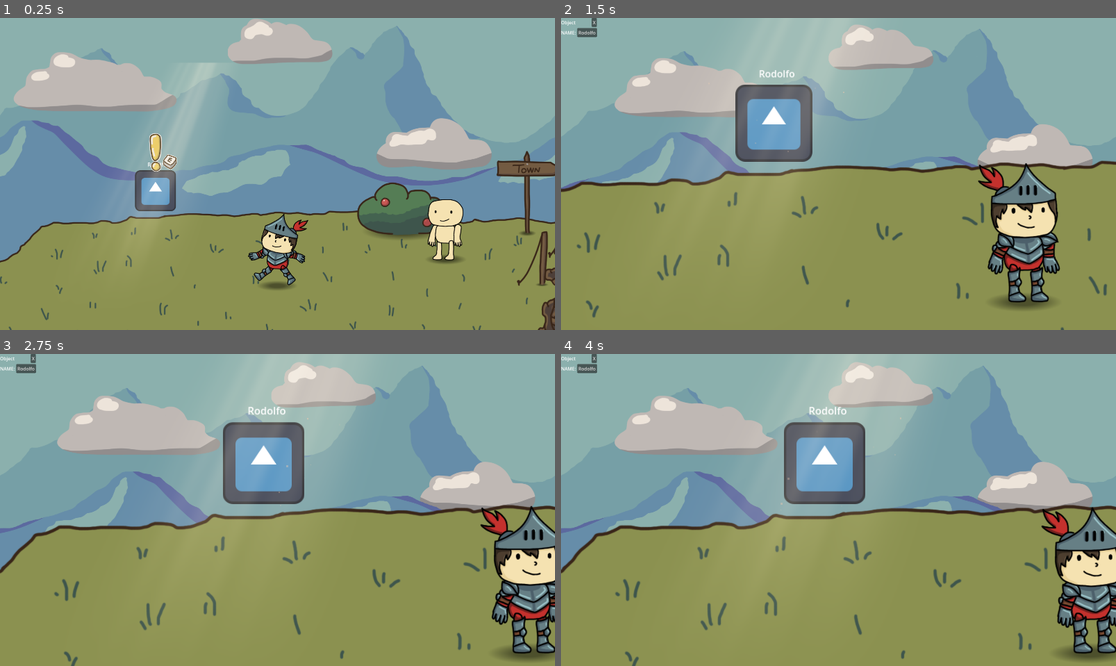
Above: before the commit, frames 1-4 (two rows, left to right).
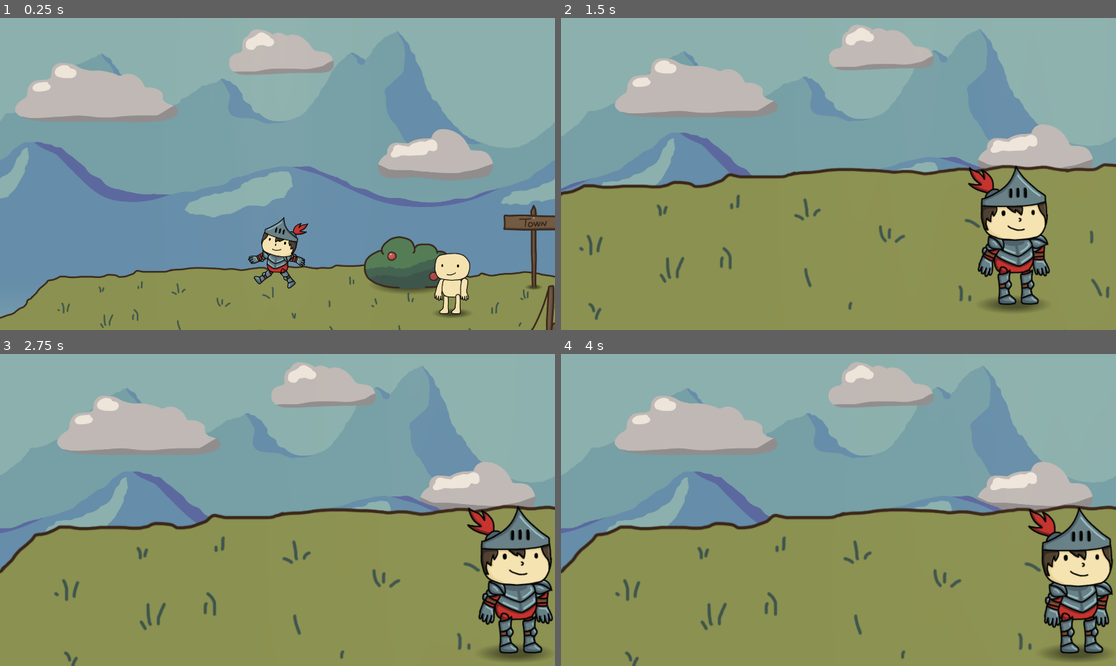
Above: after the commit, the same moments.

Repository: Caslus/cronicas-de-bugdonia
Game: Godot game, scene res://Scenes/poc.tscn
The game is run twice, just before and just after one commit, with the same random seed, the same clock (stepped at 60 frames per second) and the same inputs. The engine's default icon, where the game draws it, is replaced by a stand-in: a white triangle on a blue panel in a dark square.
Inputs (mouse positions are in pixels of both pictures, inside the frame that each line leads up to):
- Up to frame 1 (0.25 s): no input
- Up to frame 2 (1.5 s): move the mouse to (716, 189) at 0.52 s; hold D (ui_right) from 0.53 s (still down); tap E (interact) at 0.6 s; click (716, 189) at 0.67 s; tap Space at 0.77 s; move the mouse to (943, 252) at 1.27 s; tap Shift at 1.35 s; click (943, 252) at 1.42 s
- Up to frame 3 (2.75 s): tap Space at 1.52 s; move the mouse to (333, 441) at 2.02 s; release D (ui_right) at 2.03 s; hold A (ui_left) from 2.03 s (still down); hold Ctrl from 2.03 s (still down)
- Up to frame 4 (4 s): move the mouse to (810, 572) at 2.77 s; release A (ui_left) at 2.78 s; release Ctrl at 2.78 s; hold D (ui_right) from 2.78 s (still down); tap E (interact) at 2.85 s; click (810, 572) at 2.92 s; tap Space at 3.02, 3.77 s; move the mouse to (1005, 556) at 3.52 s; hold Shift from 3.53 s (still down)

The runs differ from the first frame. In frame 1, 37% of the frame differs, in the area x 0-100%, y 0-100%; in frame 2, 14%; in frame 3, 11%; in frame 4, 10%.

Commit message:
feat: respawn animation lol

Diff:
--- a/Scenes/Entity/Player.tscn
+++ b/Scenes/Entity/Player.tscn
@@ -10,6 +10,8 @@
 [ext_resource type="Script" uid="uid://dy12jc5lwfsjh" path="res://Scripts/Selectable.gd" id="4_sasgv"]
 [ext_resource type="Texture2D" uid="uid://gvvv874t4x51" path="res://Assets/Entity/Player/l_leg.png" id="5_1bstl"]
 [ext_resource type="Script" uid="uid://c145g3cjtvfq1" path="res://Scripts/cast_shadow.gd" id="10_1bstl"]
+[ext_resource type="Texture2D" uid="uid://rrn1xatox4g0" path="res://Assets/Objects/GodHand.png" id="11_ttkxq"]
+[ext_resource type="Shader" uid="uid://dg1ggw3ohp80e" path="res://Shaders/godray.gdshader" id="12_bkqu3"]
 
 [sub_resource type="ShaderMaterial" id="ShaderMaterial_paosx"]
 shader = ExtResource("3_2846a")
@@ -34,6 +36,24 @@
 gradient = SubResource("Gradient_1bstl")
 fill = 1
 fill_from = Vector2(0.5, 0.5)
+
+[sub_resource type="ShaderMaterial" id="ShaderMaterial_0cceh"]
+shader = ExtResource("12_bkqu3")
+shader_parameter/angle = -3.4
+shader_parameter/position = 0.935
+shader_parameter/spread = 0.5
+shader_parameter/cutoff = 0.193
+shader_parameter/falloff = 0.645
+shader_parameter/edge_fade = 1.0
+shader_parameter/speed = 4.0
+shader_parameter/ray1_density = 8.0
+shader_parameter/ray2_density = 30.0
+shader_parameter/ray2_intensity = 0.3
+shader_parameter/color = Color(1, 0.901961, 0.65098, 1)
+shader_parameter/hdr = false
+shader_parameter/seed = 5.0
+
+[sub_resource type="CanvasTexture" id="CanvasTexture_buvgd"]
 
 [node name="Player" instance=ExtResource("1_fsx4v")]
 input_pickable = true
@@ -101,3 +121,17 @@
 blend_mode = 1
 range_item_cull_mask = 2
 texture = SubResource("GradientTexture2D_ttkxq")
+
+[node name="Respawn" type="Node2D" parent="." index="9"]
+
+[node name="GodHand" type="Sprite2D" parent="Respawn" index="0"]
+visible = false
+position = Vector2(-123, -445)
+texture = ExtResource("11_ttkxq")
+
+[node name="Godrays" type="Sprite2D" parent="Respawn" index="1"]
+z_index = 100
+material = SubResource("ShaderMaterial_0cceh")
+position = Vector2(95, -500)
+scale = Vector2(2000, 3000)
+texture = SubResource("CanvasTexture_buvgd")
--- a/Scenes/poc.tscn
+++ b/Scenes/poc.tscn
@@ -173,6 +173,7 @@
 shape = SubResource("RectangleShape2D_ujg4g")
 
 [node name="Square" type="Area2D" parent="."]
+visible = false
 position = Vector2(-669, -202)
 scale = Vector2(1.10625, 1.10625)
 script = ExtResource("7_m1u6v")
@@ -230,8 +231,9 @@
 
 [node name="Player" parent="." instance=ExtResource("15_m1u6v")]
 z_index = 10
-position = Vector2(-247, -83)
+position = Vector2(-270, -270)
 VAR_SPEED = 15.0
+RESPAWN_POINT = Vector2(-270, -270)
 
 [node name="SelectedManager" type="Node" parent="Player"]
 script = ExtResource("9_kt8cb")
@@ -247,10 +249,10 @@
 dialogFile = "res://Dialog/FallenBridge.json"
 
 [node name="Killzone" type="Area2D" parent="."]
+position = Vector2(0, 600)
 script = ExtResource("19_i6grk")
 
 [node name="CollisionShape2D" type="CollisionShape2D" parent="Killzone"]
-position = Vector2(0, 377)
 shape = SubResource("RectangleShape2D_pddq8")
 
 [node name="Objects" type="Node2D" parent="."]
@@ -324,7 +326,7 @@
 texture = SubResource("GradientTexture2D_t30v0")
 
 [node name="FloatingPlatform" type="AnimatableBody2D" parent="."]
-position = Vector2(1194.21, 163)
+position = Vector2(1194, 163)
 input_pickable = true
 sync_to_physics = false
 script = ExtResource("23_2js3y")
--- a/Scripts/Killzone.gd
+++ b/Scripts/Killzone.gd
@@ -1,8 +1,55 @@
 extends Area2D
+
+func respawn_player(player):
+	var respawnNode: Node2D = player.get_node("Respawn")
+	var godHand: Sprite2D = respawnNode.get_node("GodHand")
+	godHand.position = Vector2(-123.0, -2000.0)
+	player.CAN_MOVE = false
+	player.BEING_RESPAWNED = true
+	var playerCollision: CollisionShape2D = player.get_node("CollisionShape2D")
+	playerCollision.disabled = true
+
+	godHand.visible = true
+	var godRays: Sprite2D = respawnNode.get_node("Godrays")
+	godRays.visible = true
+	var tweenGodrays = create_tween()
+	tweenGodrays.set_ease(Tween.EASE_IN_OUT)
+	tweenGodrays.tween_property(godRays.material, "shader_parameter/edge_fade", 0.111, 3.0)
+	# await tweenGodrays.finished
+
+	var tweenGodHandDown = create_tween()
+	tweenGodHandDown.set_ease(Tween.EASE_IN_OUT)
+	tweenGodHandDown.tween_property(godHand, "position", Vector2(godHand.position.x, -445.0), 5.0)
+	await tweenGodHandDown.finished
+
+	var tweenPosition = create_tween()
+	tweenPosition.set_ease(Tween.EASE_IN_OUT)
+	tweenPosition.tween_property(player, "position", Vector2(player.position.x, -1000.0), 2.0)
+	tweenPosition.tween_property(player, "position", Vector2(player.RESPAWN_POINT.x, -1000.0), 2.0)
+	tweenPosition.tween_property(player, "position", player.RESPAWN_POINT, 2.0)
+	await tweenPosition.finished
+
+	player.BEING_RESPAWNED = false
+	playerCollision.disabled = false
+
+	var tweenHandPosition = create_tween()
+	tweenHandPosition.set_ease(Tween.EASE_IN_OUT)
+	tweenHandPosition.tween_property(godHand, "position", Vector2(godHand.position.x, -2000.0), 0.5)
+	await tweenHandPosition.finished
+
+	godHand.visible = false
+	var tweenGodrays2 = create_tween()
+	tweenGodrays2.set_ease(Tween.EASE_IN_OUT)
+	tweenGodrays2.tween_property(godRays.material, "shader_parameter/edge_fade", 1.0, 0.25)
+	await tweenGodrays2.finished
+
+	godRays.visible = false
+	player.CAN_MOVE = true
+
 
 func _on_body_entered(body):
 	if body.name == "Player":
-		body.position = Vector2(-270, -270)
+		respawn_player(body)
 
 
 func _ready() -> void:
--- a/Scripts/Player.gd
+++ b/Scripts/Player.gd
@@ -7,3 +7,5 @@
 @export var VAR_USE_GRAVITY: bool = true
 @export var RUN_MULTIPLIER: float = 1.5
 @export var CAN_MOVE: bool = true
+@export var BEING_RESPAWNED: bool = false
+@export var RESPAWN_POINT: Vector2 = Vector2(0, 0)
--- a/Scripts/PlayerMovement.gd
+++ b/Scripts/PlayerMovement.gd
@@ -10,6 +10,11 @@
 	pass
 
 func _physics_process(delta: float) -> void:
+	if player.get("BEING_RESPAWNED"):
+		player.velocity = Vector2(0, 0)
+		player.position = player.position
+		return
+
 	if not player.is_on_floor():
 		player.velocity += player.get_gravity() * delta
 		coyoteTimer -= delta
@@ -17,7 +22,7 @@
 		coyoteTimer = coyoteTime
 
 	if player.get("VAR_USE_GRAVITY"):
-		player.velocity += player.get_gravity() * delta
+			player.velocity += player.get_gravity() * delta
 	else:
 		player.velocity -= player.get_gravity() * delta * 2
 
Binary file added: Assets/Objects/GodHand.png
Not shown, added: Assets/Objects/GodHand.png.import
Not shown: 1 places in Scenes/Entity/Player.tscn that only renumber resources
Not shown: 1 places in Scenes/poc.tscn that only renumber resources
